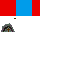
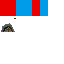
Layers edited between the first and the second 64×64 image:
painted on "Background" over (40, 0, 48, 16)
